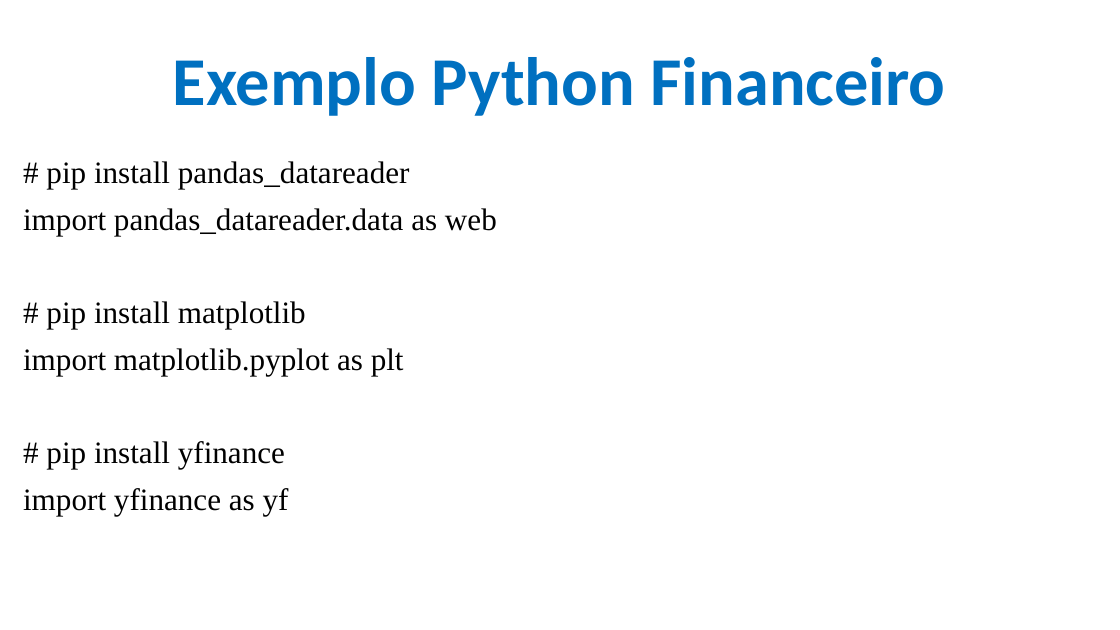
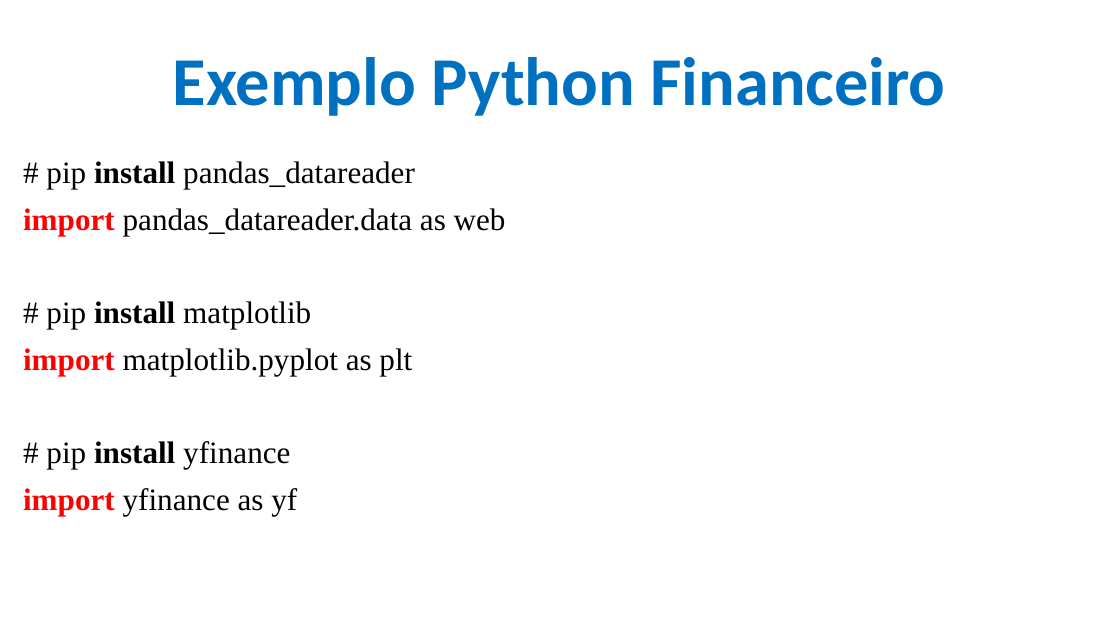
Before and after one commit to CloudEducationBrazil/WydenArea1AplicacaoCloudIndustria40Python, a slide deck: slide 15 of 01 Classes/Aula 07 - Aplicação Cloud Indústria 40 Python IoT Plataforma Outras Soluções.pptx. Drawn at 1120x630 pixels with LibreOffice and Linux fonts; fonts in the diff are those of the drawing; background and template pictures are left out. Boxes give left, top, right and bottom in pixels: in the first picture for what was removed or moved away, otherwise in the second. Text is boxed around its words. In the diff, an @@ line names an element or a change of style, - is before the commit and + after.

```diff
--- a/01 Classes/Aula 07 - Aplicação Cloud Indústria 40 Python IoT Plataforma Outras Soluções.pptx
+++ b/01 Classes/Aula 07 - Aplicação Cloud Indústria 40 Python IoT Plataforma Outras Soluções.pptx
@@ text "# pip install pandas_datareader" at [23,161,506,516]: bold on in "install", "import", "install", "import" and 2 more places; text colour #000000 to #FF0000 in "import", "import", "import" @@
```
Also in this commit, not shown: 8 other slides changed, 1 other file.
